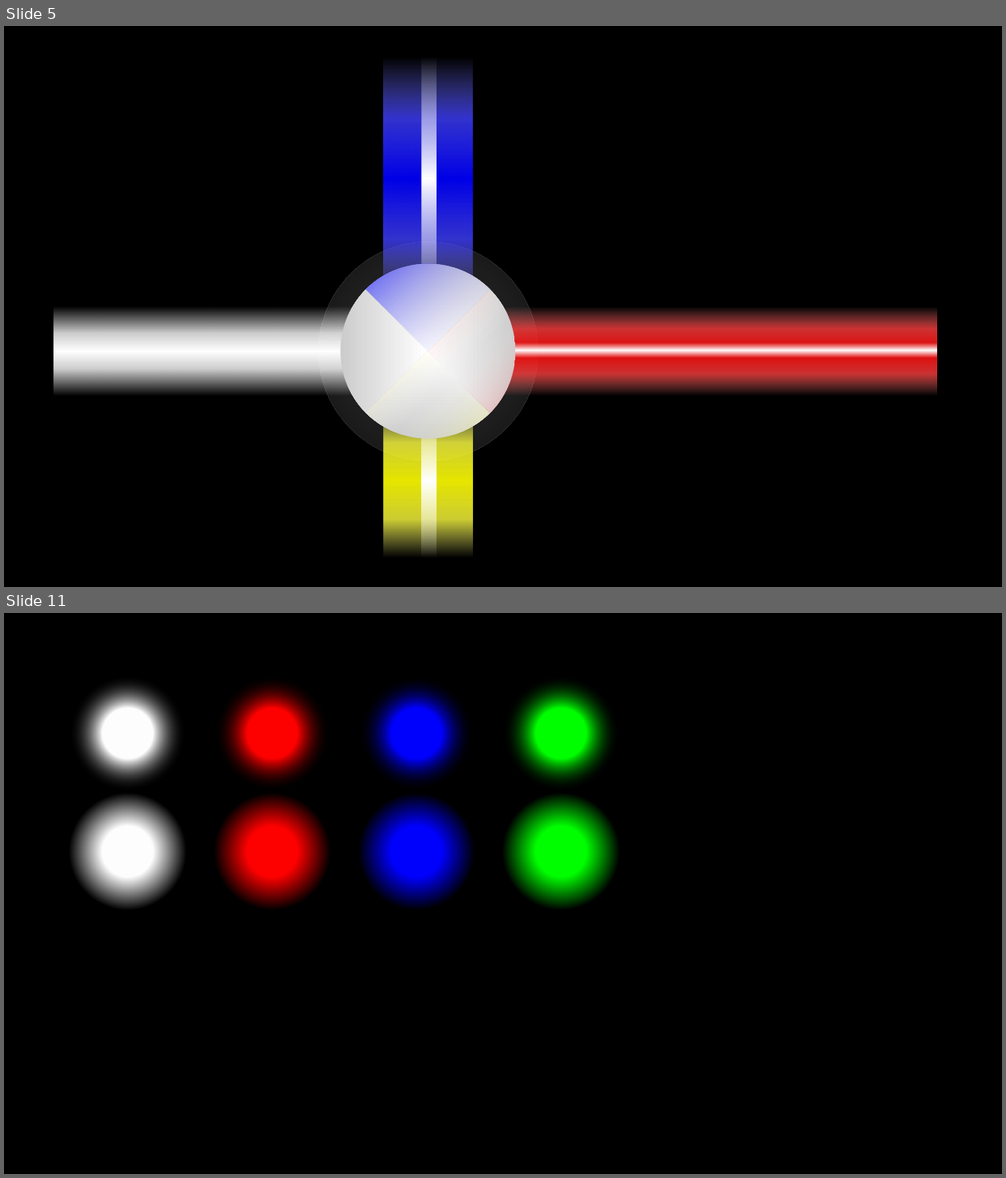
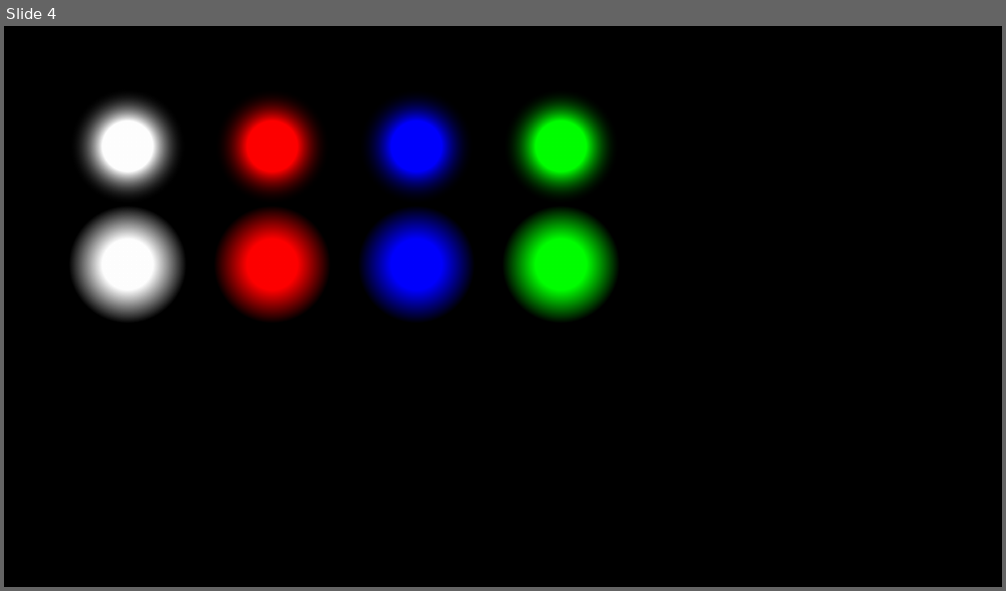
Before and after one commit to SNUGDC/LightsOn, a slide deck: Art Dummy.pptx. Shown one above the other, each under a label of ours: slides 5 and 11 before the commit, slide 4 after it; the slides between them are not shown. The pictures are 1006x1178 and 1006x591 pixels, drawn with LibreOffice and Linux fonts; fonts in the diff are those of the drawing. Boxes give left, top, right and bottom in pixels: in the first picture for what was removed or moved away, otherwise in the second. Text is boxed around its words. In the diff, an @@ line names an element or a change of style, - is before the commit and + after.

```diff
--- a/Art Dummy.pptx
+++ b/Art Dummy.pptx
@@ slide 5 removed at (4,26,1002,587), background #000000 @@
@@ rectangle removed at (384,58,472,300) @@
@@ rectangle removed at (421,58,436,300) @@
@@ group removed at (304,228,552,476): 3 pie slice (boxed as its full ellipse)s, 1 ellipse @@
@@ ellipse removed at (318,242,537,461) @@
@@ rectangle removed at (54,308,368,396) @@
@@ rectangle removed at (467,308,937,396) @@
@@ rectangle removed at (467,344,937,358) @@
@@ rectangle removed at (384,404,472,558) @@
@@ rectangle removed at (421,404,437,558) @@
@@ what was slide 11 is now slide 4 @@
```
Also in this commit, not shown: 2 slides changed, 2 slides added, 8 other slides removed, 33 other files.
